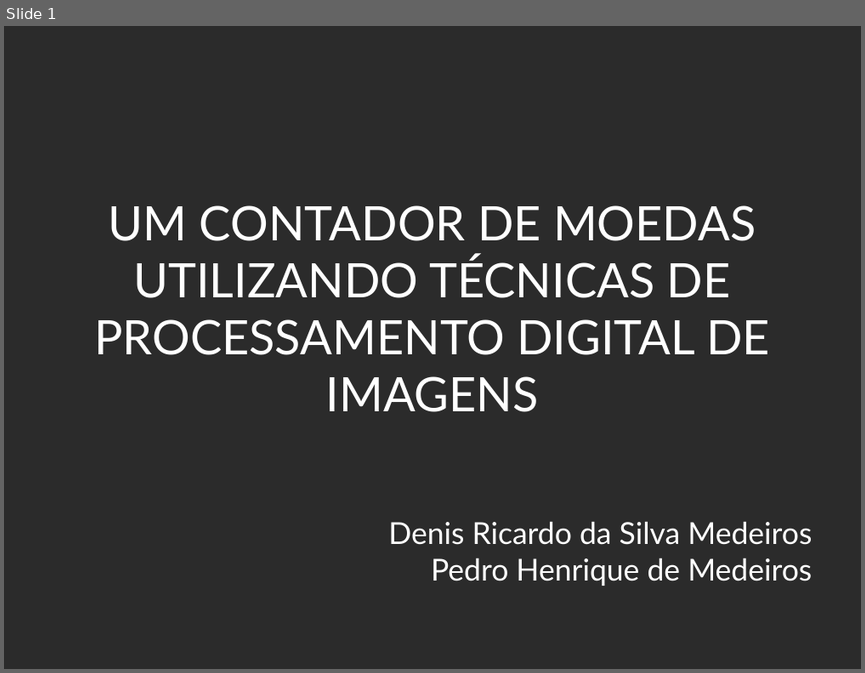
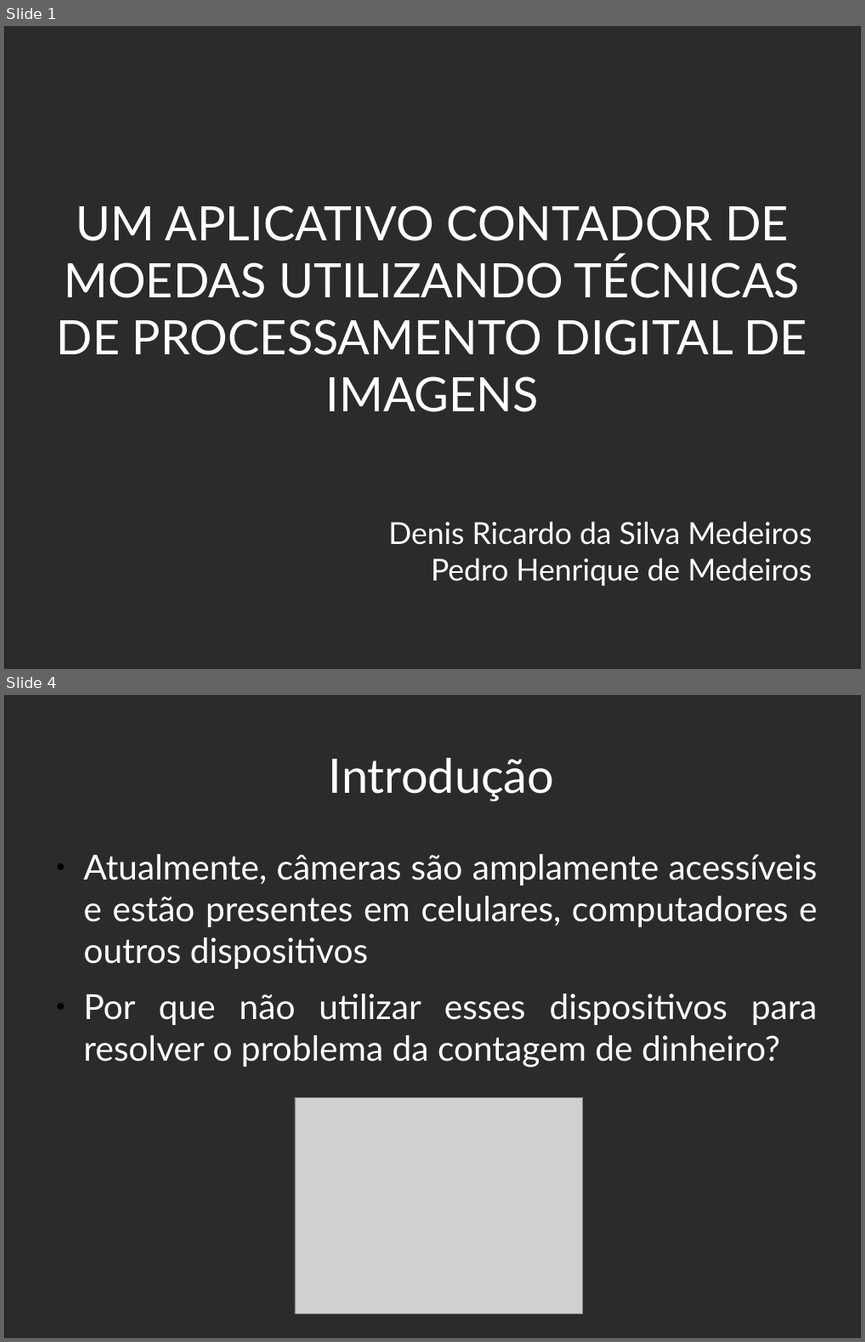
Before and after one commit to PedroHenriqueMedeiros/PedroHenriqueMedeiros.github.io, a slide deck: DCA0445/src/projetofinal/apresentacao.odp. Shown one above the other, each under a label of ours: slide 1 before the commit, slides 1 and 4 after it; the slides between them are not shown. The pictures are 865x673 and 865x1342 pixels, drawn with LibreOffice and Linux fonts; fonts in the diff are those of the drawing; grey boxes stand for pictures; background and template pictures are left out; a plain dark background stands for a picture behind light text. Boxes give left, top, right and bottom in pixels: in the first picture for what was removed or moved away, otherwise in the second. Text is boxed around its words. In the diff, an @@ line names an element or a change of style, - is before the commit and + after.

```diff
--- a/DCA0445/src/projetofinal/apresentacao.odp
+++ b/DCA0445/src/projetofinal/apresentacao.odp
@@ slide 4 added at [4,695,861,1338], background picture (left out) @@
@@ title added at [329,758,554,801], 44 pt, text #FFFFFF @@
+Introdução
@@ text added at [84,854,817,1067], 32 pt, text #FFFFFF @@
+● Atualmente, câmeras são amplamente acessíveis e estão presentes em celulares, computadores e outros dispositivos
+● Por que não utilizar esses dispositivos para resolver o problema da contagem de dinheiro?
@@ picture added at [295,1098,583,1314] @@
@@ slide 1 changed as well @@
@@ title at [57,205,808,412]: text changed @@
-UM CONTADOR DE MOEDAS UTILIZANDO TÉCNICAS DE PROCESSAMENTO DIGITAL DE IMAGENS
+UM APLICATIVO CONTADOR DE MOEDAS UTILIZANDO TÉCNICAS DE PROCESSAMENTO DIGITAL DE IMAGENS
```
Also in this commit, not shown: 1 other slide changed, 22 other slides added, 4 other files.
